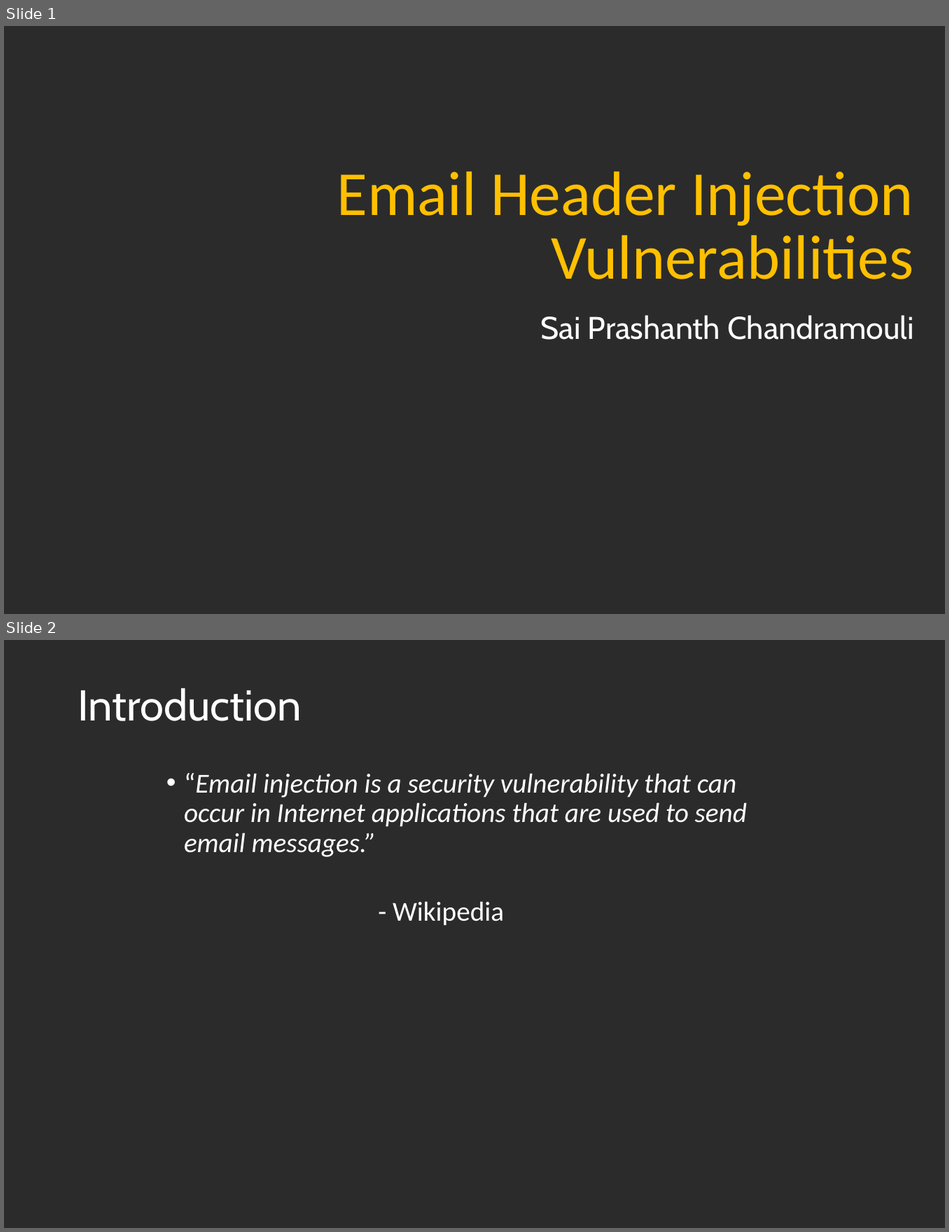
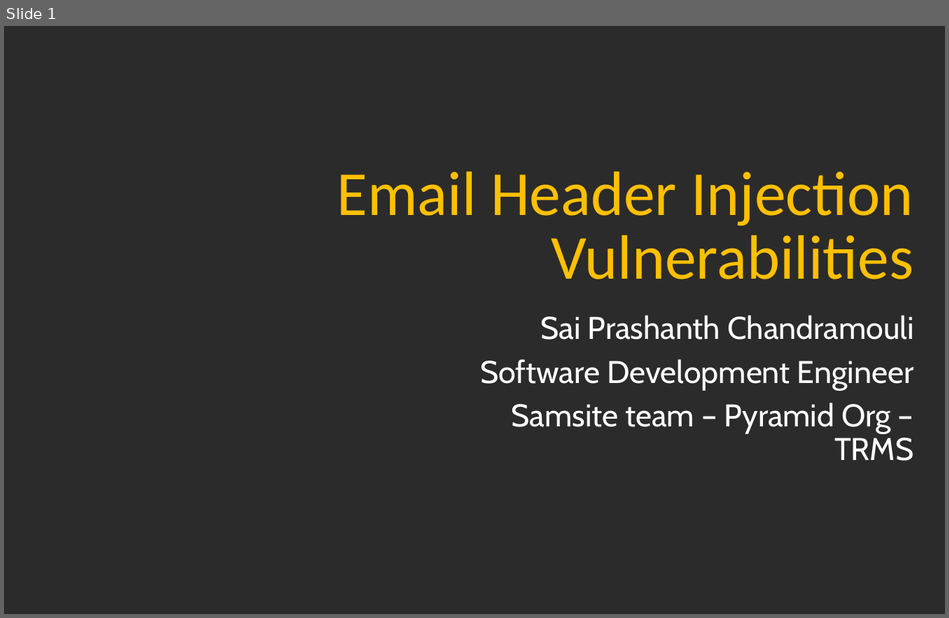
Before and after one commit to TDA/Zoncon, a slide deck: Zoncon-2017-Sai-Pc-ZCSlides.pptx. Shown one above the other, each under a label of ours: slides 1 and 2 before the commit, slide 1 after it. The pictures are 949x1232 and 949x618 pixels, drawn with LibreOffice and Linux fonts; fonts in the diff are those of the drawing; background and template pictures are left out; a plain dark background stands for a picture behind light text. Boxes give left, top, right and bottom in pixels: in the first picture for what was removed or moved away, otherwise in the second. Text is boxed around its words. In the diff, an @@ line names an element or a change of style, - is before the commit and + after.

```diff
--- a/Zoncon-2017-Sai-Pc-ZCSlides.pptx
+++ b/Zoncon-2017-Sai-Pc-ZCSlides.pptx
@@ slide 2 removed at <box>4,640,945,1228</box>, background picture (left out) @@
@@ title removed at <box>78,688,302,721</box> @@
-Introduction
@@ text removed at <box>184,773,747,926</box> @@
-• “Email injection is a security vulnerability that can occur in Internet applications that are used to send email messages.”
-- Wikipedia
@@ slide 1 changed as well @@
@@ subtitle at <box>480,359,914,461</box>: paragraphs added @@
+Software Development Engineer
+Samsite team – Pyramid Org – TRMS
```
Also in this commit, not shown: 11 other slides changed, 2 slides added, 8 other slides removed.
